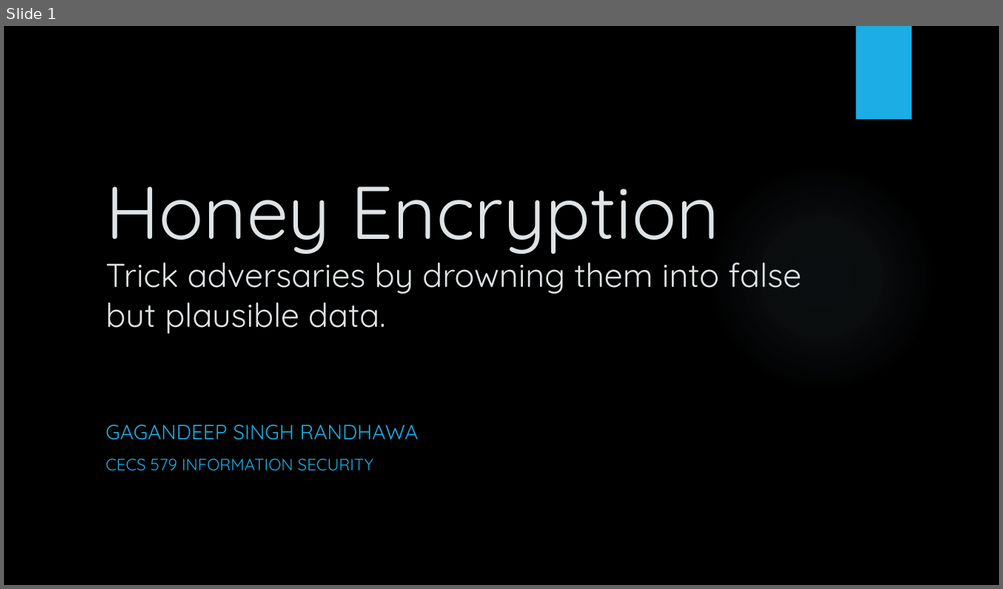
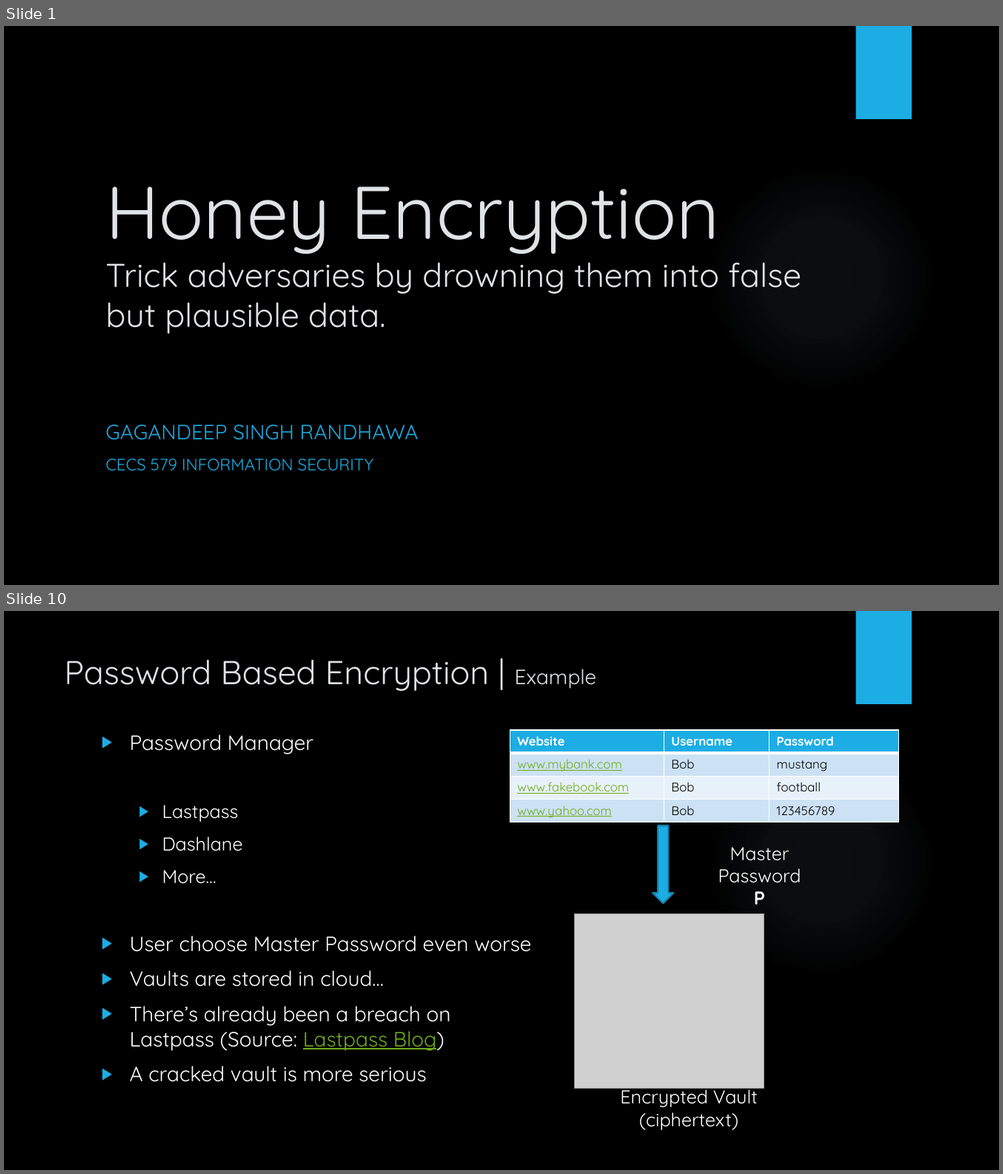
Before and after one commit to gagandeep7717/SecureCall, a slide deck: Presentations/Gagandeepsingh_Randhawa_Survey_Presentation.pptx. Shown one above the other, each under a label of ours: slide 1 before the commit, slides 1 and 10 after it; the slides between them are not shown. The pictures are 1003x589 and 1003x1174 pixels, drawn with LibreOffice and Linux fonts; fonts in the diff are those of the drawing; grey boxes stand for pictures; background and template pictures are left out. Boxes give left, top, right and bottom in pixels: in the first picture for what was removed or moved away, otherwise in the second. Text is boxed around its words. In the diff, an @@ line names an element or a change of style, - is before the commit and + after.

```diff
--- a/Presentations/Gagandeepsingh_Randhawa_Survey_Presentation.pptx
+++ b/Presentations/Gagandeepsingh_Randhawa_Survey_Presentation.pptx
@@ slide 10 added at (x1=4, y1=611, x2=999, y2=1170), background picture (left out); not listed: 2 template elements that a slide beside it also shows @@
@@ title added at (x1=64, y1=660, x2=597, y2=691), 32 pt, text #DFE3E5 @@
+Password Based Encryption | Example
@@ text added at (x1=130, y1=735, x2=531, y2=1082), 20 pt, text #FFFFFF @@
+▶ Password Manager
+  ▶ Lastpass
+  ▶ Dashlane
+  ▶ More…
+▶ User choose Master Password even worse
+▶ Vaults are stored in cloud…
+▶ There’s already been a breach on
+  Lastpass (Source: Lastpass Blog)
+▶ A cracked vault is more serious
@@ table added at (x1=510, y1=730, x2=899, y2=821), 4 rows, 3 columns @@
+Website | Username | Password
+www.mybank.com | Bob | mustang
+www.fakebook.com | Bob | football
+www.yahoo.com | Bob | 123456789
@@ down arrow added at (x1=652, y1=826, x2=673, y2=903), fill #1CADE4, outline #1580A9 1.5 pt @@
@@ text added at (x1=718, y1=847, x2=801, y2=905), 18 pt, text #FFFFFF @@
+Master Password
+P
@@ picture added at (x1=574, y1=914, x2=764, y2=1088) @@
@@ text added at (x1=620, y1=1085, x2=757, y2=1130), 18 pt, text #FFFFFF @@
+Encrypted Vault
+(ciphertext)
```
Also in this commit, not shown: 23 other slides added.
